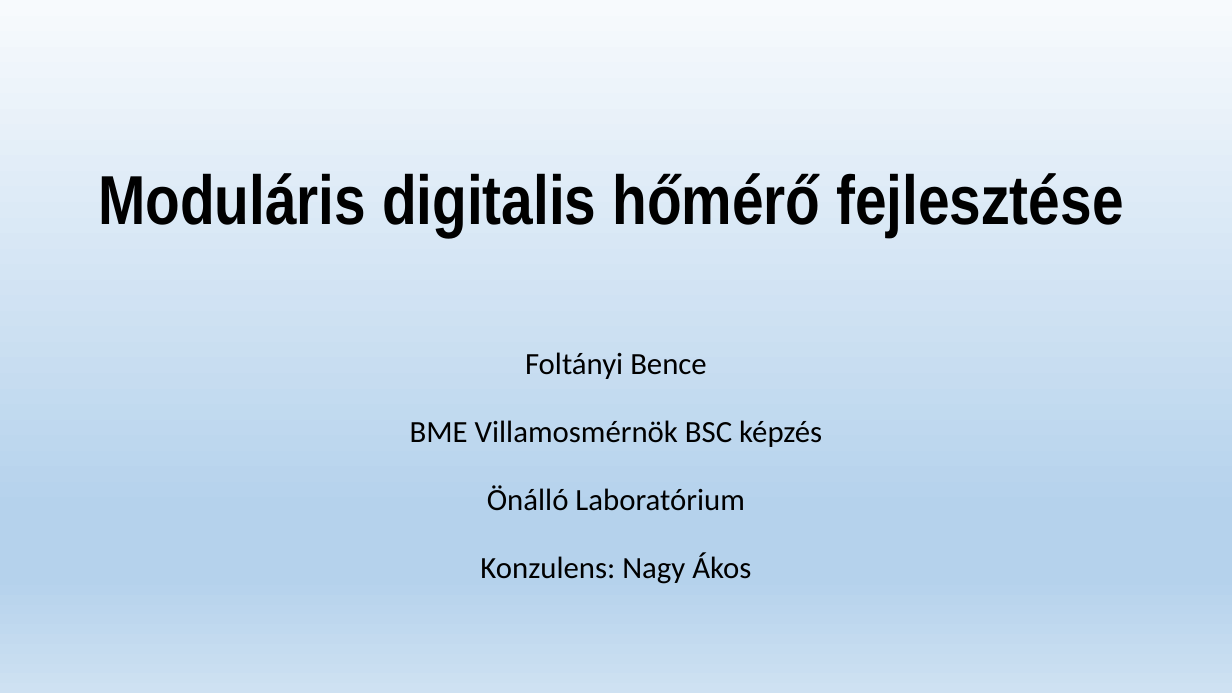
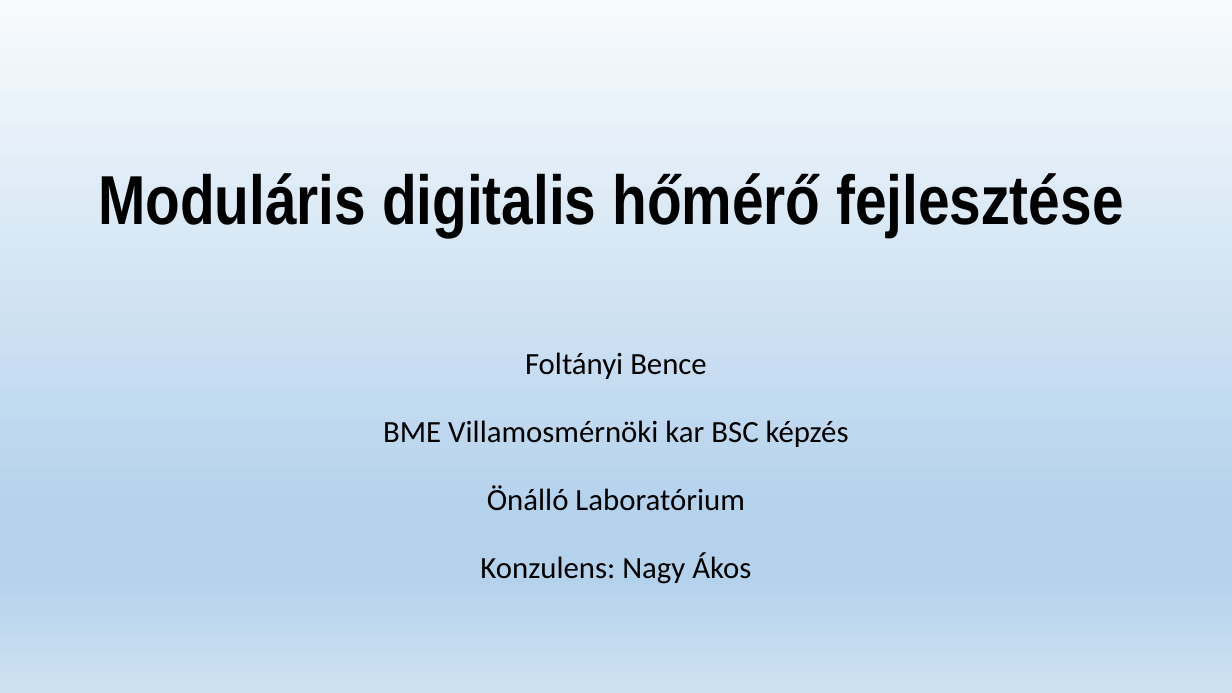
Before and after one commit to foltanyi/modularis_homero, a slide deck: slide 1 of Moduláris digitalis hőmérő fejlesztése.pptx. Drawn at 1232x693 pixels with LibreOffice and Linux fonts; fonts in the diff are those of the drawing. Boxes give left, top, right and bottom in pixels: in the first picture for what was removed or moved away, otherwise in the second. Text is boxed around its words. In the diff, an @@ line names an element or a change of style, - is before the commit and + after.

```diff
--- a/Moduláris digitalis hőmérő fejlesztése.pptx
+++ b/Moduláris digitalis hőmérő fejlesztése.pptx
@@ subtitle at (x1=383, y1=420, x2=849, y2=447): text changed @@
-BME Villamosmérnök BSC képzés
+BME Villamosmérnöki kar BSC képzés
```
Also in this commit, not shown: 6 other slides changed, 5 slides added, 1 slide removed.
